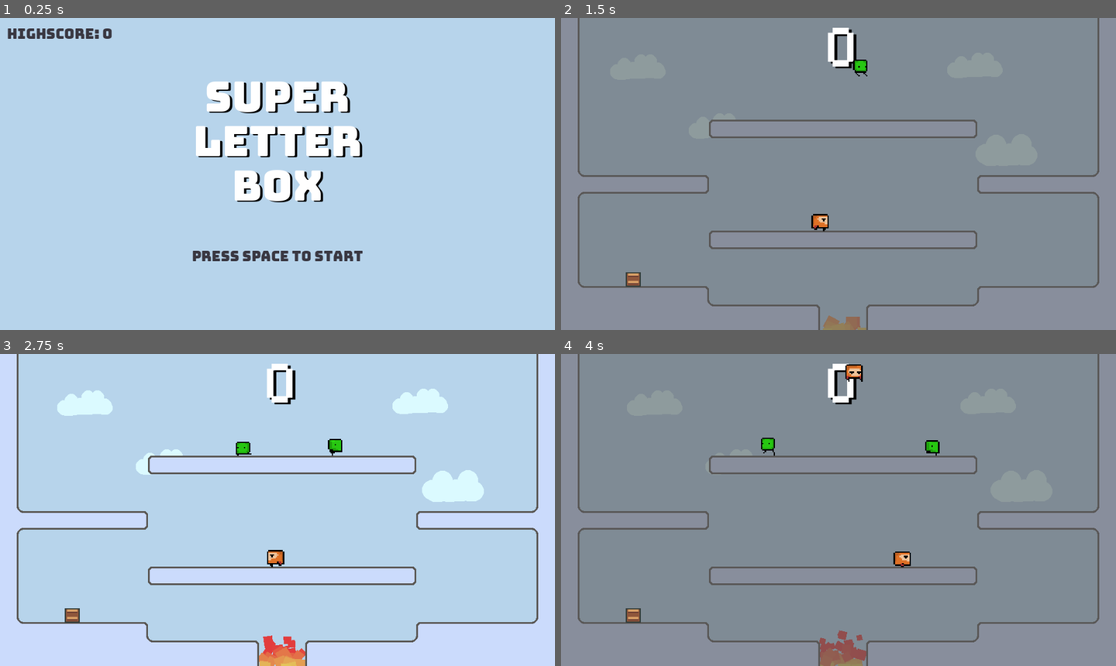
Above: before the commit, frames 1-4 (two rows, left to right).
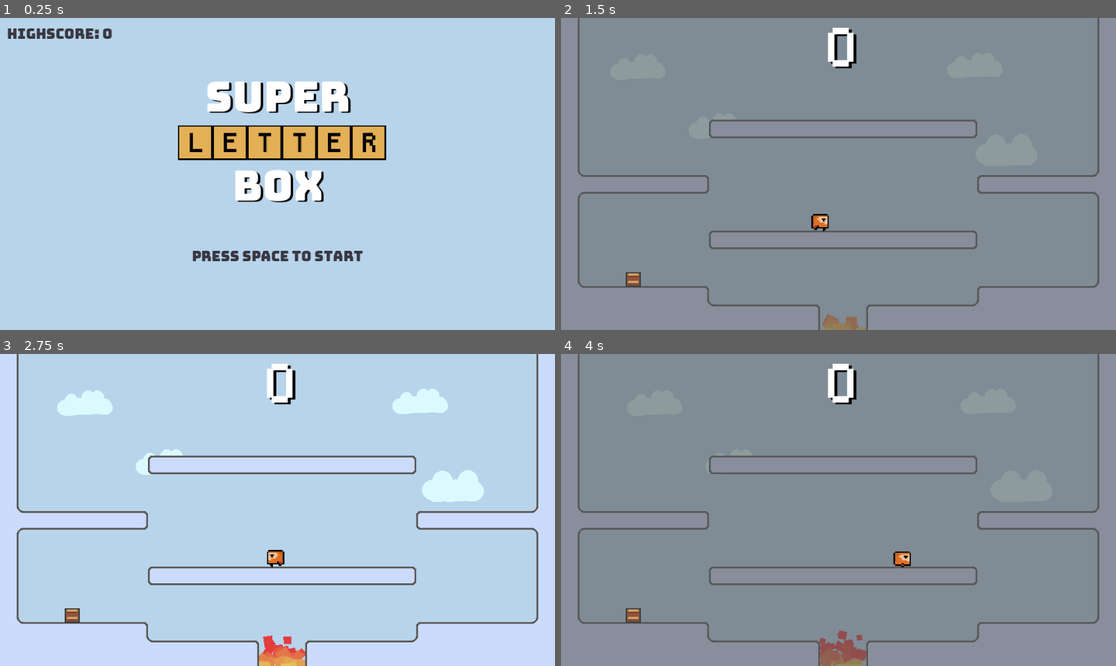
Above: after the commit, the same moments.

Repository: zhimingc/super_scrabble_box
Game: Godot game, scene res://Scenes/MainMenu.tscn
The game is run twice, just before and just after one commit, with the same random seed, the same clock (stepped at 60 frames per second) and the same inputs.
Inputs:
- Up to frame 1 (0.25 s): no input
- Up to frame 2 (1.5 s): tap Space (ui_select) at 0.5 s; hold Right (ui_right) from 0.53 s (still down); tap E at 0.6 s; tap Enter (ui_accept) at 0.77, 0.8, 1.07, 1.35 s
- Up to frame 3 (2.75 s): tap Enter (ui_accept) at 1.52, 1.82, 2.3 s; tap E at 1.55 s; release Right (ui_right) at 2.03 s; hold Left (ui_left) from 2.03 s (still down); tap C at 2.1 s
- Up to frame 4 (4 s): release Left (ui_left) at 2.78 s; hold Right (ui_right) from 2.78 s (still down); tap R at 2.85 s; tap Enter (ui_accept) at 3.02, 3.32, 3.77, 3.8 s; tap E at 3.05 s; tap T at 3.6 s

The runs differ from the first frame. In frame 1, 4.9% of the frame differs, in the area x 32-70%, y 20-60%; in frame 2, 0.1%; in frame 3, 0.3%; in frame 4, 0.4%.

Commit message:
Added 'Letter' to main menu and delay to pew sfx

Diff:
--- a/Objects/WordController.tscn
+++ b/Objects/WordController.tscn
@@ -26,7 +26,6 @@
 stretch_mode = 1
 
 [node name="Held" type="Node2D" parent="."]
-editor/display_folded = true
 position = Vector2( 190, -30 )
 z_index = 2
 
@@ -67,7 +66,6 @@
 margin_bottom = 480.0
 
 [node name="Used" type="Node2D" parent="."]
-editor/display_folded = true
 position = Vector2( 0, 60 )
 z_index = 2
 
@@ -114,7 +112,6 @@
 rect_scale = Vector2( 1.5, 1.5 )
 
 [node name="WordValid" type="TextureRect" parent="."]
-editor/display_folded = true
 modulate = Color( 0.494118, 0.839216, 0.352941, 1 )
 margin_left = 260.0
 margin_top = 180.0
--- a/Scenes/MainMenu.tscn
+++ b/Scenes/MainMenu.tscn
@@ -1,19 +1,21 @@
-[gd_scene load_steps=8 format=2]
+[gd_scene load_steps=10 format=2]
 
 [ext_resource path="res://Fonts/Bungee-Regular.ttf" type="DynamicFontData" id=1]
 [ext_resource path="res://Textures/square_small.png" type="Texture" id=2]
 [ext_resource path="res://Scripts/MainMenu.gd" type="Script" id=3]
 [ext_resource path="res://Scenes/MainGame.tscn" type="PackedScene" id=4]
+[ext_resource path="res://Objects/HUD_LetterElement.tscn" type="PackedScene" id=5]
+[ext_resource path="res://Fonts/pixel_font.tres" type="DynamicFont" id=6]
 
 [sub_resource type="DynamicFont" id=1]
 size = 72
 font_data = ExtResource( 1 )
 
-[sub_resource type="DynamicFont" id=3]
+[sub_resource type="DynamicFont" id=2]
 size = 24
 font_data = ExtResource( 1 )
 
-[sub_resource type="DynamicFont" id=2]
+[sub_resource type="DynamicFont" id=3]
 size = 24
 font_data = ExtResource( 1 )
 
@@ -28,17 +30,17 @@
 anchor_top = 0.5
 anchor_right = 0.5
 anchor_bottom = 0.5
-margin_left = -146.0
+margin_left = -145.0
 margin_top = -170.0
-margin_right = 146.0
-margin_bottom = 55.0
+margin_right = 147.0
+margin_bottom = 57.0
 custom_fonts/font = SubResource( 1 )
 custom_colors/font_color_shadow = Color( 0, 0, 0, 1 )
 custom_constants/shadow_offset_x = 4
 custom_constants/line_spacing = 4
 custom_constants/shadow_offset_y = 2
 text = "SUPER
-LETTER
+
 BOX"
 align = 1
 __meta__ = {
@@ -109,4 +111,137 @@
 __meta__ = {
 "_edit_lock_": true
 }
+
+[node name="Used" type="Node2D" parent="."]
+position = Vector2( 100, 50 )
+scale = Vector2( 0.8, 0.8 )
+z_index = 2
+__meta__ = {
+"_edit_group_": true
+}
+
+[node name="TextureRect_8" type="TextureRect" parent="Used"]
+self_modulate = Color( 0, 0, 0, 1 )
+margin_left = 260.0
+margin_top = 170.0
+margin_right = 310.0
+margin_bottom = 220.0
+rect_scale = Vector2( 1.5, 1.5 )
+texture = ExtResource( 2 )
+__meta__ = {
+"_edit_use_anchors_": false
+}
+
+[node name="TextureRect" type="TextureRect" parent="Used/TextureRect_8"]
+modulate = Color( 0.894118, 0.690196, 0.337255, 1 )
+margin_left = 2.0
+margin_top = 2.0
+margin_right = 53.0
+margin_bottom = 53.0
+rect_scale = Vector2( 0.9, 0.9 )
+texture = ExtResource( 2 )
+expand = true
+__meta__ = {
+"_edit_use_anchors_": false
+}
+
+[node name="Label" type="Label" parent="Used/TextureRect_8"]
+modulate = Color( 0, 0, 0, 1 )
+margin_right = 50.0
+margin_bottom = 51.0
+custom_fonts/font = ExtResource( 6 )
+text = "L
+"
+align = 1
+valign = 1
+__meta__ = {
+"_edit_lock_": true,
+"_edit_use_anchors_": false
+}
+
+[node name="TextureRect_6" type="TextureRect" parent="Used"]
+self_modulate = Color( 0, 0, 0, 1 )
+margin_left = 335.0
+margin_top = 170.0
+margin_right = 385.0
+margin_bottom = 220.0
+rect_scale = Vector2( 1.5, 1.5 )
+texture = ExtResource( 2 )
+__meta__ = {
+"_edit_use_anchors_": false
+}
+
+[node name="TextureRect" type="TextureRect" parent="Used/TextureRect_6"]
+modulate = Color( 0.894118, 0.690196, 0.337255, 1 )
+margin_left = 2.0
+margin_top = 2.0
+margin_right = 53.0
+margin_bottom = 53.0
+rect_scale = Vector2( 0.9, 0.9 )
+texture = ExtResource( 2 )
+expand = true
+__meta__ = {
+"_edit_use_anchors_": false
+}
+
+[node name="Label" type="Label" parent="Used/TextureRect_6"]
+modulate = Color( 0, 0, 0, 1 )
+margin_right = 50.0
+margin_bottom = 51.0
+custom_fonts/font = ExtResource( 6 )
+text = "E"
+align = 1
+valign = 1
+__meta__ = {
+"_edit_lock_": true,
+"_edit_use_anchors_": false
+}
+
+[node name="TextureRect_7" parent="Used" instance=ExtResource( 5 )]
+margin_left = 410.0
+margin_top = 170.036
+margin_right = 460.0
+margin_bottom = 220.036
+rect_scale = Vector2( 1.5, 1.5 )
+
+[node name="Label" parent="Used/TextureRect_7" index="1"]
+text = "T"
+
+[node name="TextureRect_9" parent="Used" instance=ExtResource( 5 )]
+margin_left = 485.0
+margin_top = 170.0
+margin_right = 535.0
+margin_bottom = 220.0
+rect_scale = Vector2( 1.5, 1.5 )
+
+[node name="Label" parent="Used/TextureRect_9" index="1"]
+text = "T"
+
+[node name="TextureRect_10" parent="Used" instance=ExtResource( 5 )]
+margin_left = 560.0
+margin_top = 170.036
+margin_right = 610.0
+margin_bottom = 220.036
+rect_scale = Vector2( 1.5, 1.5 )
+
+[node name="Label" parent="Used/TextureRect_10" index="1"]
+text = "E"
+
+[node name="TextureRect_11" parent="Used" instance=ExtResource( 5 )]
+margin_left = 635.0
+margin_top = 170.036
+margin_right = 685.0
+margin_bottom = 220.036
+rect_scale = Vector2( 1.5, 1.5 )
+
+[node name="Label" parent="Used/TextureRect_11" index="1"]
+text = "R"
 [connection signal="button_up" from="Control/StartButton" to="." method="_on_StartButton_button_up"]
+
+[editable path="Used/TextureRect_7"]
+
+[editable path="Used/TextureRect_9"]
+
+[editable path="Used/TextureRect_10"]
+
+[editable path="Used/TextureRect_11"]
--- a/Scripts/MainGame.gd
+++ b/Scripts/MainGame.gd
@@ -50,13 +50,16 @@
 					GlobalConstants.highscore = score
 				get_tree().change_scene("res://Scenes/MainMenu.tscn")
 
-			#return # deactivates debug
+			return # deactivates debug
 			if event.scancode == KEY_T:
 				debug_spawn_player()
 			if event.scancode == KEY_E:
 				spawn_enemy()
 			if event.scancode == KEY_S:
-				$SoundEffects.play_sound("jump")
+				for i in 6:
+					# layered sfx
+					yield(get_tree().create_timer(0.125), "timeout")
+					GlobalConstants.emit_signal("play_sfx", "pew")
 				#$MainCamera.trigger_shake_cam(0.25)
 
 func reload_game():
@@ -96,7 +99,7 @@
 	newBox.position = letterSpawns[spawnIdx].position
 	newBox.connect("collected", self, "spawn_letterBox")
 	newBox.connect("collected", self, "add_score")
-	add_child(newBox)
+	call_deferred("add_child", newBox)
 
 func add_score():
 	score += 1
--- a/Scripts/WordController.gd
+++ b/Scripts/WordController.gd
@@ -84,7 +84,7 @@
 
 func _unhandled_key_input(event):
 	# typing letters
-	if event.is_pressed() and !event.echo:
+	if event.is_pressed() and !event.echo and isPaused:
 		if event.scancode >= 65 and event.scancode <= 90:
 			var newLetter = false
 			var conv = PoolByteArray()
@@ -168,4 +168,7 @@
 		newAttack.init(enemies[i], word[i])
 		add_child(newAttack)
 		enemies[i].isTargeted = true
+
+		# layered sfx
+		yield(get_tree().create_timer(0.125), "timeout")
 		GlobalConstants.emit_signal("play_sfx", "pew")
Not shown: 3 places in Scenes/MainMenu.tscn that only renumber resources
